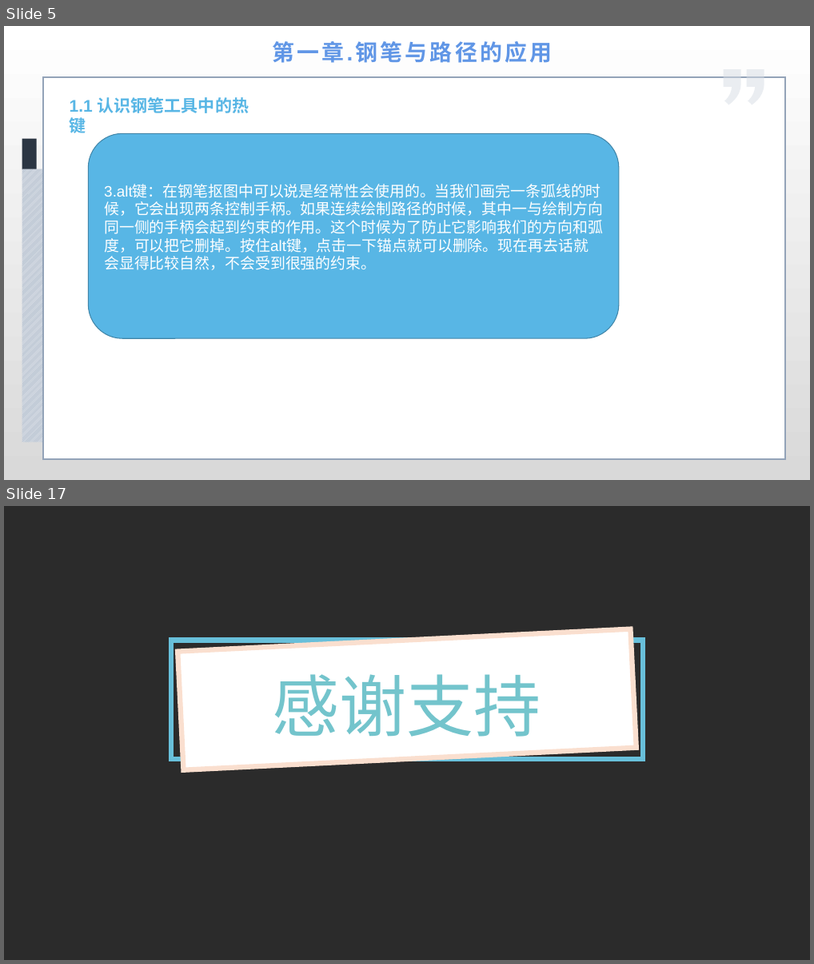
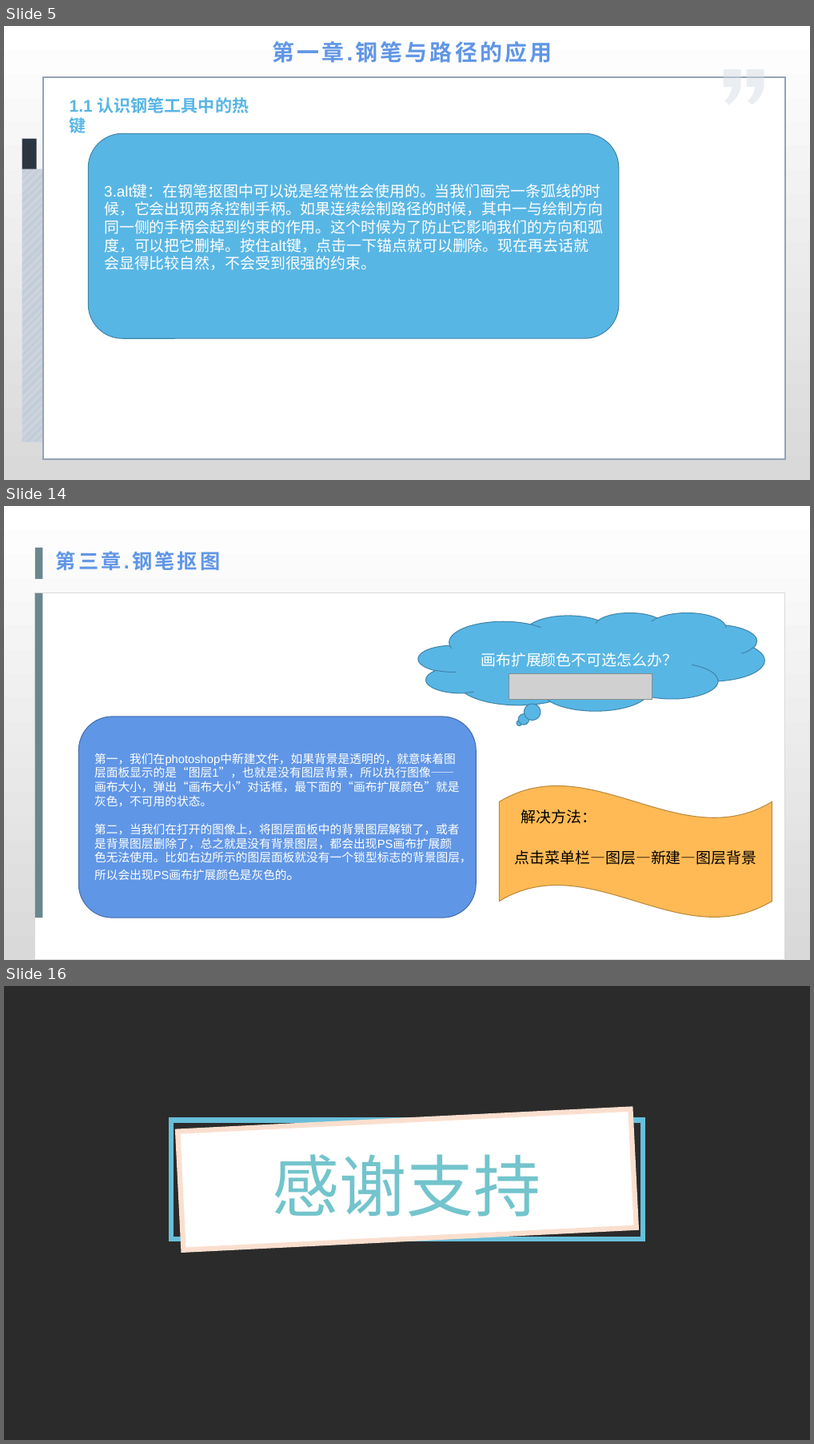
Before and after one commit to cckmit/typora-note, a slide deck: 计算机基础知识/ps/Photoshop第6章.pptx. Shown one above the other, each under a label of ours: slides 5 and 17 before the commit, slides 5, 14 and 16 after it; the slides between them are not shown. The pictures are 814x964 and 814x1444 pixels, drawn with LibreOffice and Linux fonts; fonts in the diff are those of the drawing; grey boxes stand for pictures; background and template pictures are left out; a plain dark background stands for a picture behind light text. Boxes give left, top, right and bottom in pixels: in the first picture for what was removed or moved away, otherwise in the second. Text is boxed around its words. In the diff, an @@ line names an element or a change of style, - is before the commit and + after.

```diff
--- a/计算机基础知识/ps/Photoshop第6章.pptx
+++ b/计算机基础知识/ps/Photoshop第6章.pptx
@@ slide 14 added at [4,506,810,960], background gradient #FFFFFF to #D9D9D9 @@
@@ rectangle added at [35,548,42,579], fill #6A868F @@
@@ text added at [56,551,220,571], 24 pt, text #6096E6, bold @@
+第三章.钢笔抠图
@@ rectangle added at [35,593,786,960], fill #FFFFFF, outline #D9D9D9 1 pt @@
@@ rectangle added at [35,593,42,917], fill #6A868F @@
@@ thought cloud added at [418,612,765,711], fill #58B6E5, outline #4187A9 1 pt, 18 pt, text #FFFFFF @@
+画布扩展颜色不可选怎么办？
@@ picture added at [509,673,653,699] @@
@@ rounded rectangle added at [79,716,477,917], fill #6096E6, outline #476FAA 1 pt, 14 pt, text #FFFFFF @@
+第一，我们在photoshop中新建文件，如果背景是透明的，就意味着图层面板显示的是“图层1”，也就是没有图层背景，所以执行图像——画布大小，弹出“画布大小”对话框，最下面的“画布扩展颜色”就是灰色，不可用的状态。
+第二，当我们在打开的图像上，将图层面板中的背景图层解锁了，或者是背景图层删除了，总之就是没有背景图层，都会出现PS画布扩展颜色无法使用。比如右边所示的图层面板就没有一个锁型标志的背景图层，所以会出现PS画布扩展颜色是灰色的。
@@ wave added at [499,785,772,917], fill #FFBA55, outline #BD8A3F 1 pt @@
@@ text added at [522,809,597,824], 18 pt, text #000000 @@
+解决方法：
@@ text added at [515,850,757,864], 18 pt, text #000000 @@
+点击菜单栏—图层—新建—图层背景
@@ what was slide 17 is now slide 16 @@
```
Also in this commit, not shown: 10 slides changed, 2 slides removed, 4 other files.
